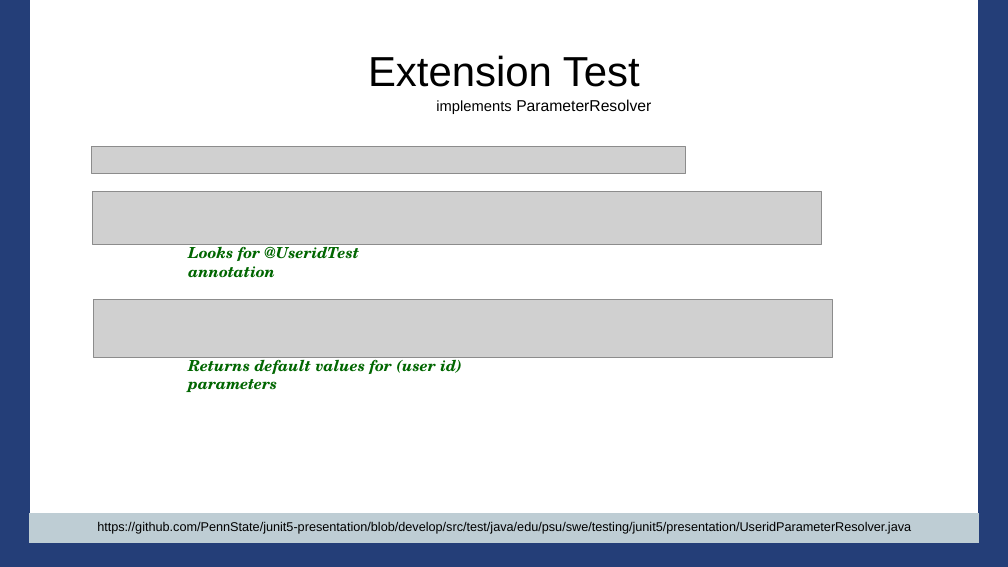
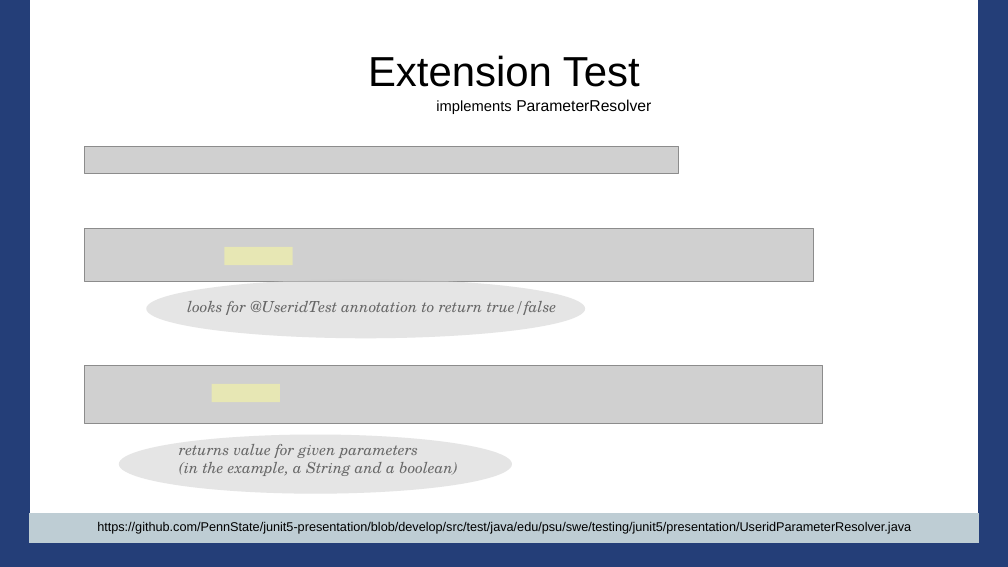
Before and after one commit to PennState/junit5-presentation, a slide deck: slide 44 of src/site/presentation/Junit5_Presentation_JavaOne_2016.odp (slide 31 before the commit). Drawn at 1008x567 pixels with LibreOffice and Linux fonts; fonts in the diff are those of the drawing; grey boxes stand for pictures; background and template pictures are left out. Boxes give left, top, right and bottom in pixels: in the first picture for what was removed or moved away, otherwise in the second. Text is boxed around its words. In the diff, an @@ line names an element or a change of style, - is before the commit and + after.

```diff
--- a/src/site/presentation/Junit5_Presentation_JavaOne_2016.odp
+++ b/src/site/presentation/Junit5_Presentation_JavaOne_2016.odp
@@ picture: place and size @@
-picture at (91,146,686,173)
+picture at (85,146,680,173)
@@ picture: place and size @@
-picture at (92,191,821,244)
+picture at (85,229,814,282)
@@ rectangle added at (225,247,293,265), fill #FFFF99 at 50% opacity @@
@@ ellipse added at (146,279,585,338), fill #CCCCCC at 51% opacity @@
@@ title at (187,301,557,315): text changed; text colour #006600 to #000000; bold off @@
-Looks for @UseridTest annotation
+looks for @UseridTest annotation to return true/false
@@ title removed at (188,356,462,392) @@
-Returns default values for (user id) parameters
@@ picture: place and size @@
-picture at (94,299,832,357)
+picture at (85,366,823,424)
@@ rectangle added at (212,384,280,402), fill #FFFF99 at 50% opacity @@
@@ ellipse added at (119,434,512,494), fill #CCCCCC at 51% opacity @@
@@ title added at (179,444,458,476), 12 pt, text #000000, italic @@
+returns value for given parameters
+(in the example, a String and a boolean)
```
Also in this commit, not shown: 33 other slides changed, 23 slides added, 6 slides removed.
